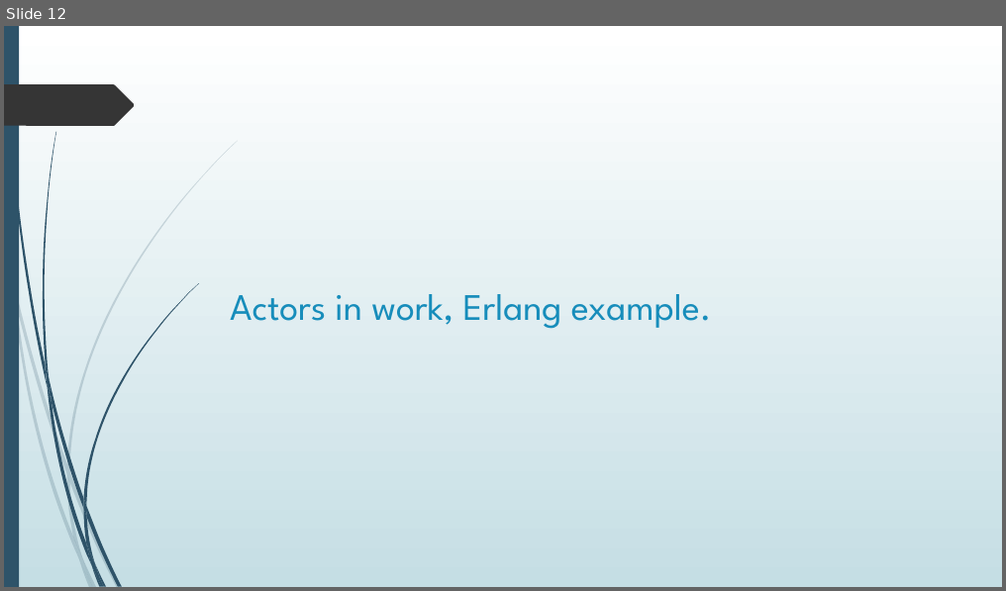
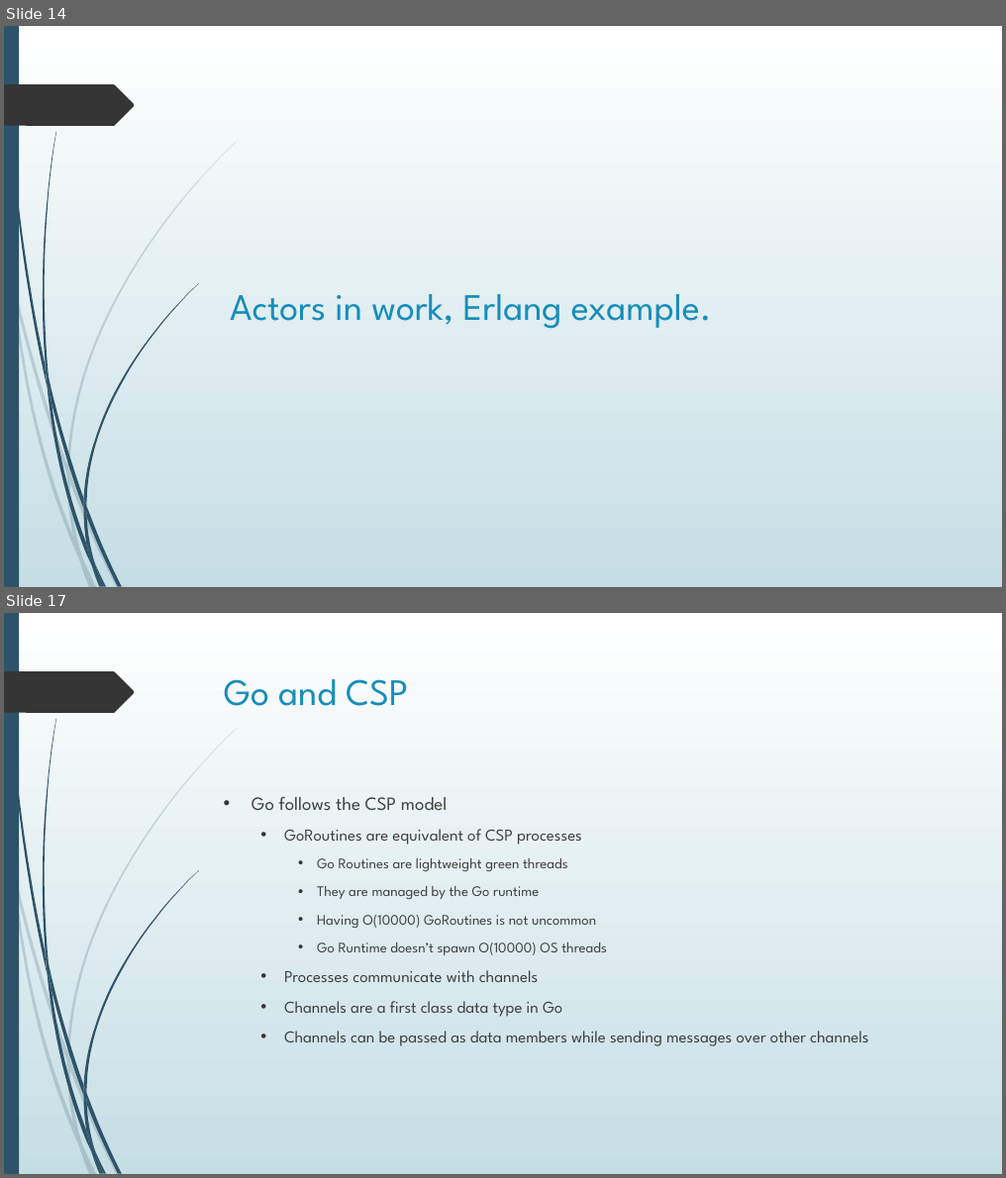
Before and after one commit to bhattacharjee/producer-consumer, a slide deck: Presentation1.pptx. Shown one above the other, each under a label of ours: slide 12 before the commit, slides 14 and 17 after it; the slides between them are not shown. The pictures are 1006x591 and 1006x1178 pixels, drawn with LibreOffice and Linux fonts; fonts in the diff are those of the drawing. Boxes give left, top, right and bottom in pixels: in the first picture for what was removed or moved away, otherwise in the second. Text is boxed around its words. In the diff, an @@ line names an element or a change of style, - is before the commit and + after.

```diff
--- a/Presentation1.pptx
+++ b/Presentation1.pptx
@@ slide 17 added at (x1=4, y1=613, x2=1002, y2=1174), background gradient #FFFFFF to #C5DEE5; not listed: 24 template elements that a slide beside it also shows @@
@@ title added at (x1=224, y1=679, x2=408, y2=706), 36 pt, text #178DBB @@
+Go and CSP
@@ text added at (x1=252, y1=797, x2=868, y2=1047), 16 pt, text #404040 @@
+• Go follows the CSP model
+  • GoRoutines are equivalent of CSP processes
+    • Go Routines are lightweight green threads
+    • They are managed by the Go runtime
+    • Having O(10000) GoRoutines is not uncommon
+    • Go Runtime doesn’t spawn O(10000) OS threads
+  • Processes communicate with channels
+  • Channels are a first class data type in Go
+  • Channels can be passed as data members while sending messages over other channels
@@ what was slide 12 is now slide 14 @@
```
Also in this commit, not shown: 1 slide changed, 5 other slides added.
